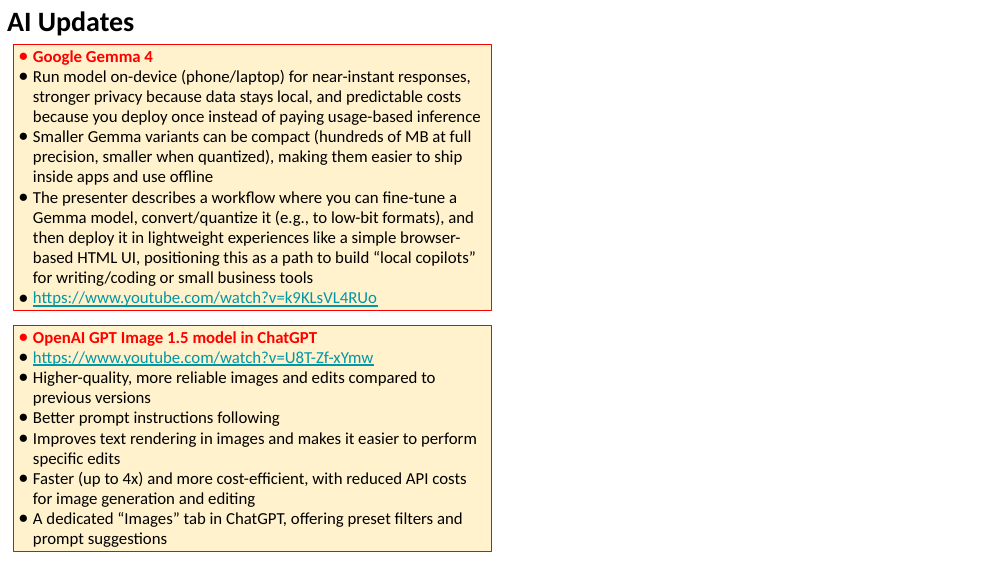
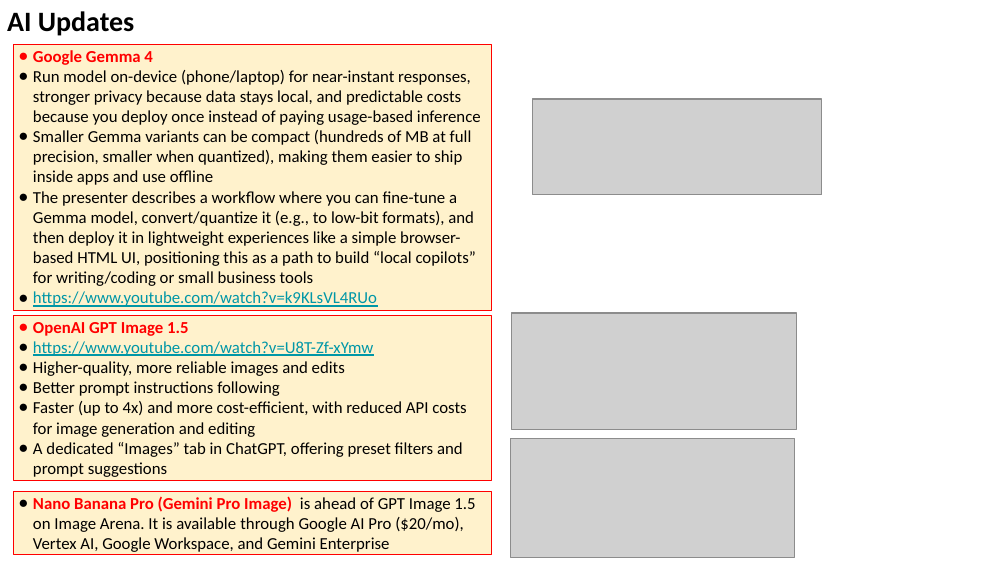
Before and after one commit to lselector/seminar, a slide deck: slide 5 of 2025/2025-12-19-AI-Updates.pptx. Drawn at 1008x567 pixels with LibreOffice and Linux fonts; fonts in the diff are those of the drawing; grey boxes stand for pictures. Boxes give left, top, right and bottom in pixels: in the first picture for what was removed or moved away, otherwise in the second. Text is boxed around its words. In the diff, an @@ line names an element or a change of style, - is before the commit and + after.

```diff
--- a/2025/2025-12-19-AI-Updates.pptx
+++ b/2025/2025-12-19-AI-Updates.pptx
@@ picture added at bbox=[532, 99, 822, 195] @@
@@ rectangle "OpenAI GPT Image 1.5": place and size @@
-rectangle "OpenAI GPT Image 1.5" at bbox=[13, 326, 491, 551]
+rectangle "OpenAI GPT Image 1.5" at bbox=[13, 316, 491, 481]
@@ text in rectangle at bbox=[33, 322, 188, 336]: text changed @@
-● OpenAI GPT Image 1.5 model in ChatGPT
+● OpenAI GPT Image 1.5
@@ picture added at bbox=[512, 313, 796, 430] @@
@@ text in rectangle at bbox=[33, 361, 345, 376]: text changed @@
-● Higher-quality, more reliable images and edits compared to previous versions
+● Higher-quality, more reliable images and edits
@@ text in rectangle at bbox=[33, 432, 477, 467]: paragraph removed @@
-● Improves text rendering in images and makes it easier to perform specific edits
@@ picture added at bbox=[511, 438, 795, 557] @@
@@ rectangle added at bbox=[13, 491, 491, 554], fill #FFF2CC, outline #FF0000 0.75 pt, 12 pt, text #000000 @@
+● Nano Banana Pro (Gemini Pro Image) is ahead of GPT Image 1.5 on Image Arena. It is available through Google AI Pro ($20/mo), Vertex AI, Google Workspace, and Gemini Enterprise
```
Also in this commit, not shown: 13 other slides changed, 1 slide added.
